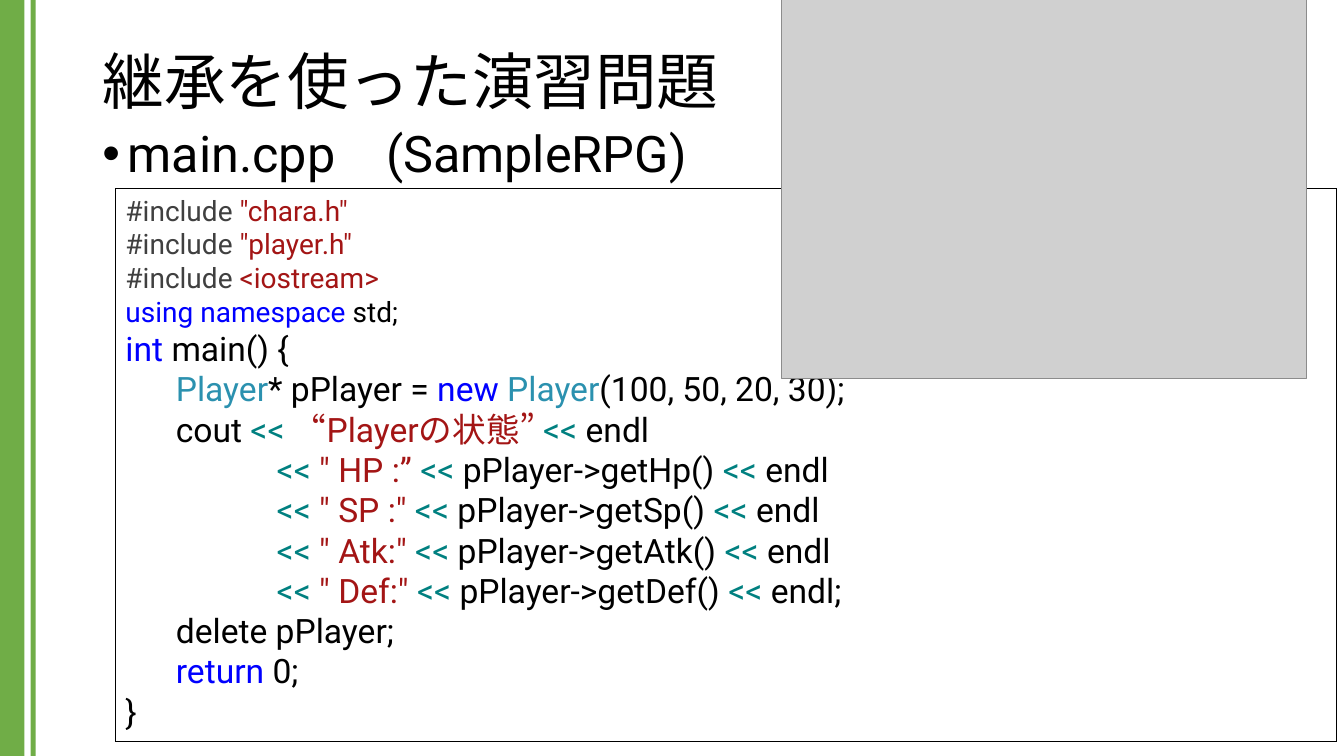
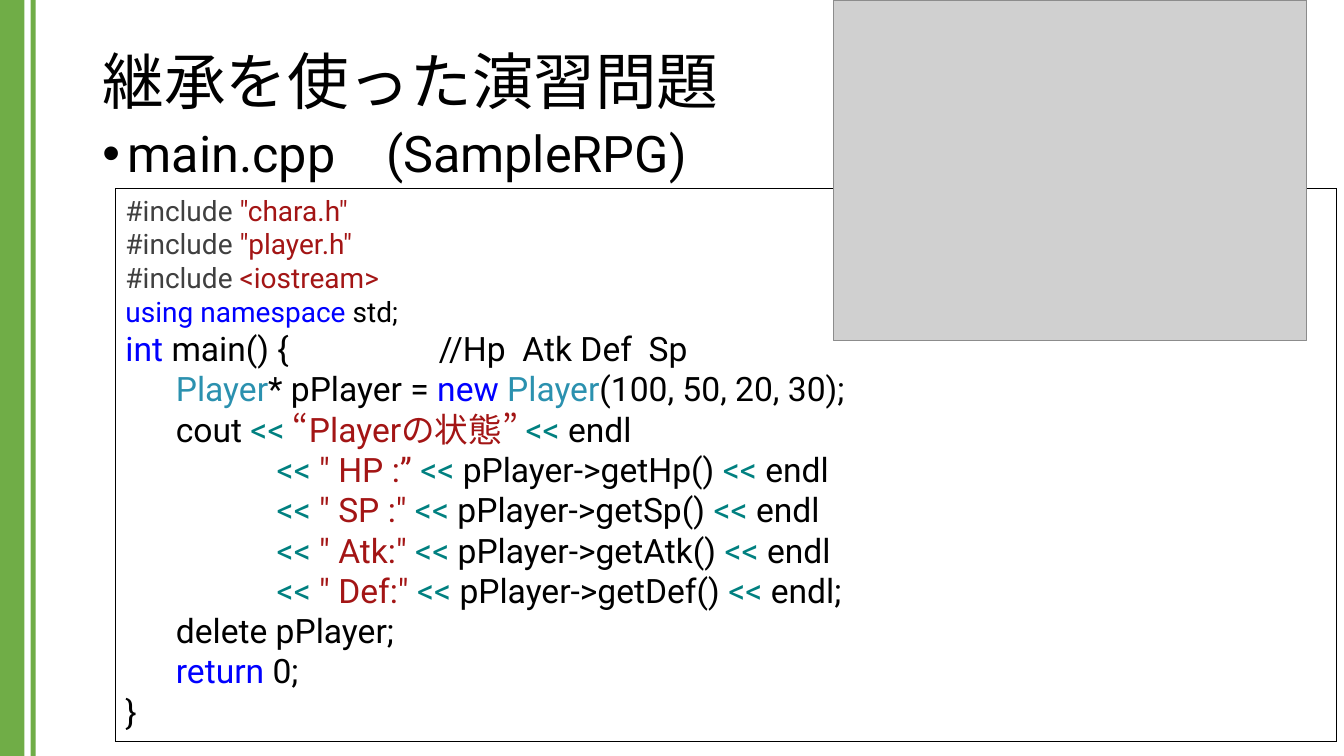
Before and after one commit to kic-murata/cpp2024, a slide deck: slide 5 of 授業資料/演習課題：継承.pptx. Drawn at 1344x756 pixels with LibreOffice and Linux fonts; fonts in the diff are those of the drawing; grey boxes stand for pictures. Boxes give left, top, right and bottom in pixels: in the first picture for what was removed or moved away, otherwise in the second. Text is boxed around its words. In the diff, an @@ line names an element or a change of style, - is before the commit and + after.

Commit message:
講義資料

```diff
--- a/授業資料/演習課題：継承.pptx
+++ b/授業資料/演習課題：継承.pptx
@@ picture: place and size @@
-picture at bbox=[781, 0, 1307, 378]
+picture at bbox=[834, 0, 1308, 341]
@@ text in rectangle at bbox=[125, 334, 688, 369]: text changed @@
-int main() {
+int main() { //Hp Atk Def Sp
```
